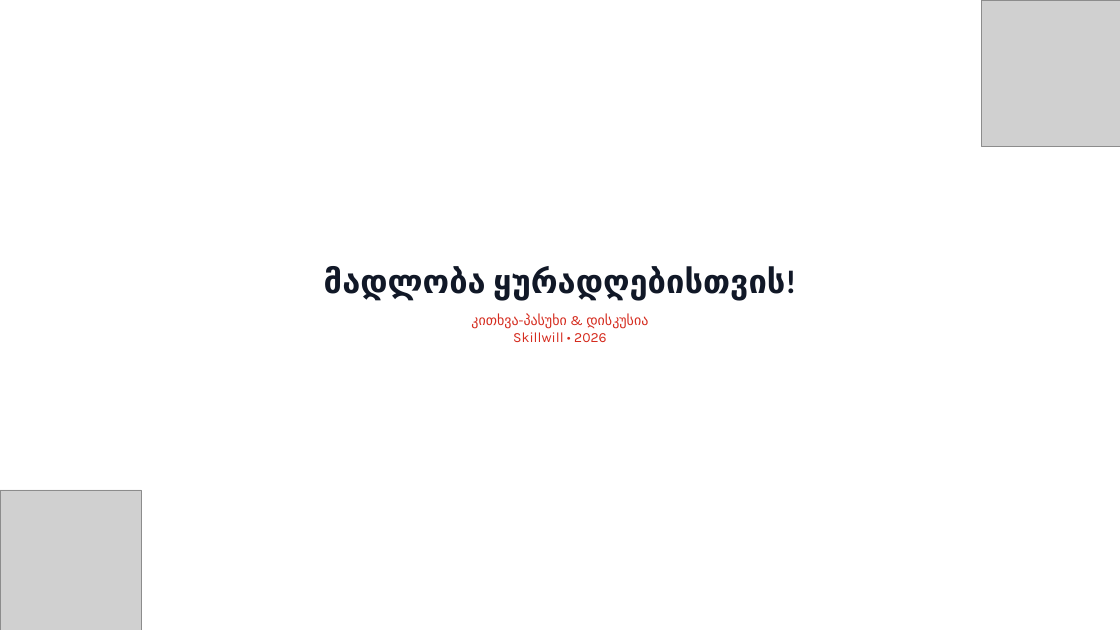
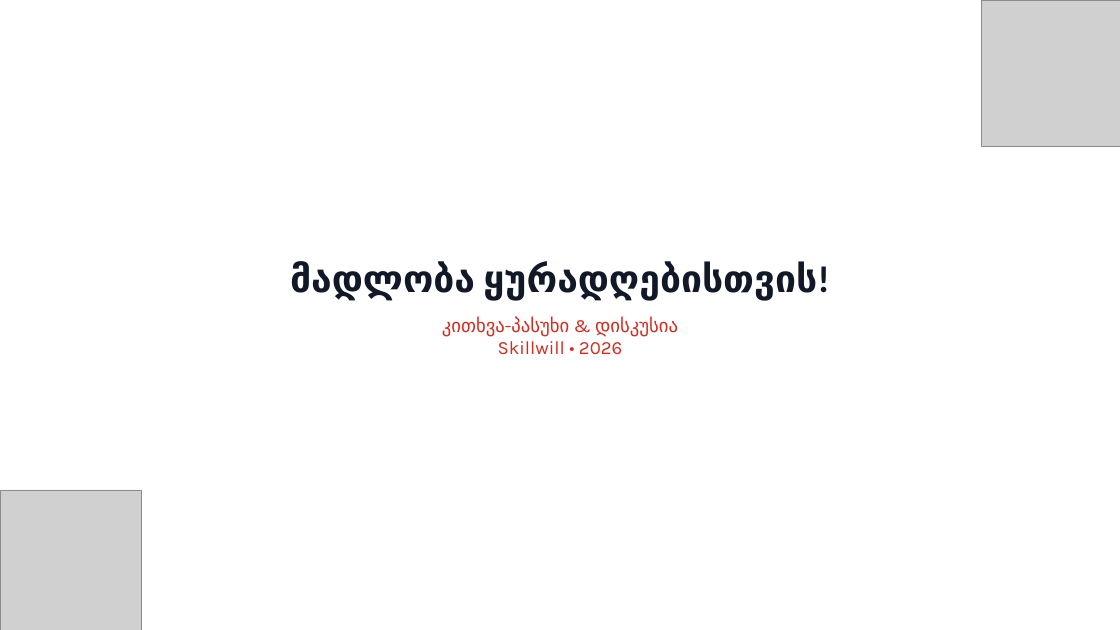
Before and after one commit to ShotaMart/skillwill-ai-curriculum, a slide deck: slide 6 of Skillwill_მოდული5_ლექცია1_პრეზენტაცია_ნიმუში.pptx. Drawn at 1120x630 pixels with LibreOffice and Linux fonts; fonts in the diff are those of the drawing; grey boxes stand for pictures. Boxes give left, top, right and bottom in pixels: in the first picture for what was removed or moved away, otherwise in the second. Text is boxed around its words. In the diff, an @@ line names an element or a change of style, - is before the commit and + after.

Commit message:
style: increase font sizes and optimize typography hierarchy across all slides

```diff
--- a/Skillwill_მოდული5_ლექცია1_პრეზენტაცია_ნიმუში.pptx
+++ b/Skillwill_მოდული5_ლექცია1_პრეზენტაცია_ნიმუში.pptx
@@ text "მადლობა ყურადღებისთვის!" at <box>290,261,817,355</box>: size 42 to 48 pt in "მადლობა ყურადღებისთვის!"; size 18 to 24 pt in "კითხვა-პასუხი & დისკუსია Skillwill • 2026"; more space between paragraphs @@
```
Also in this commit, not shown: 5 other slides changed, 1 other file.
